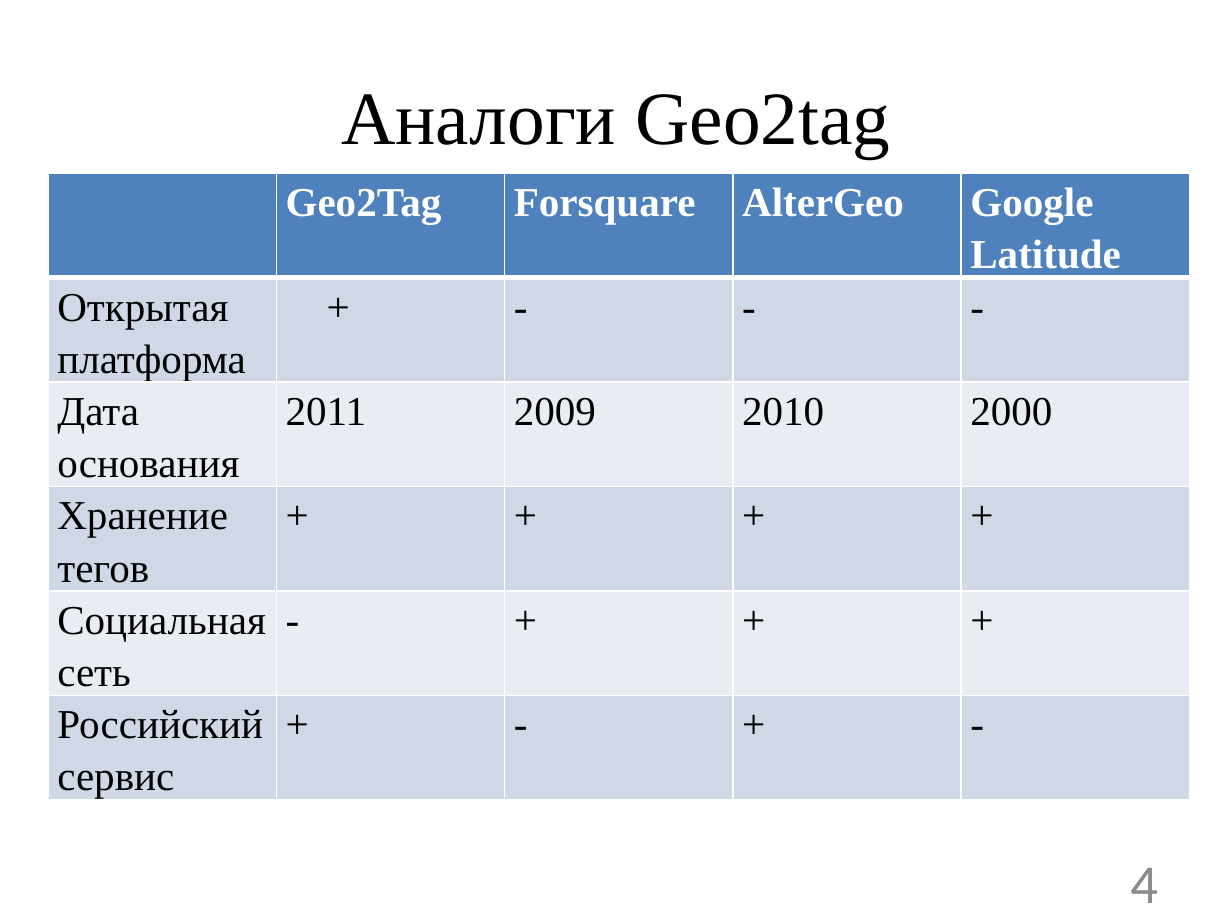
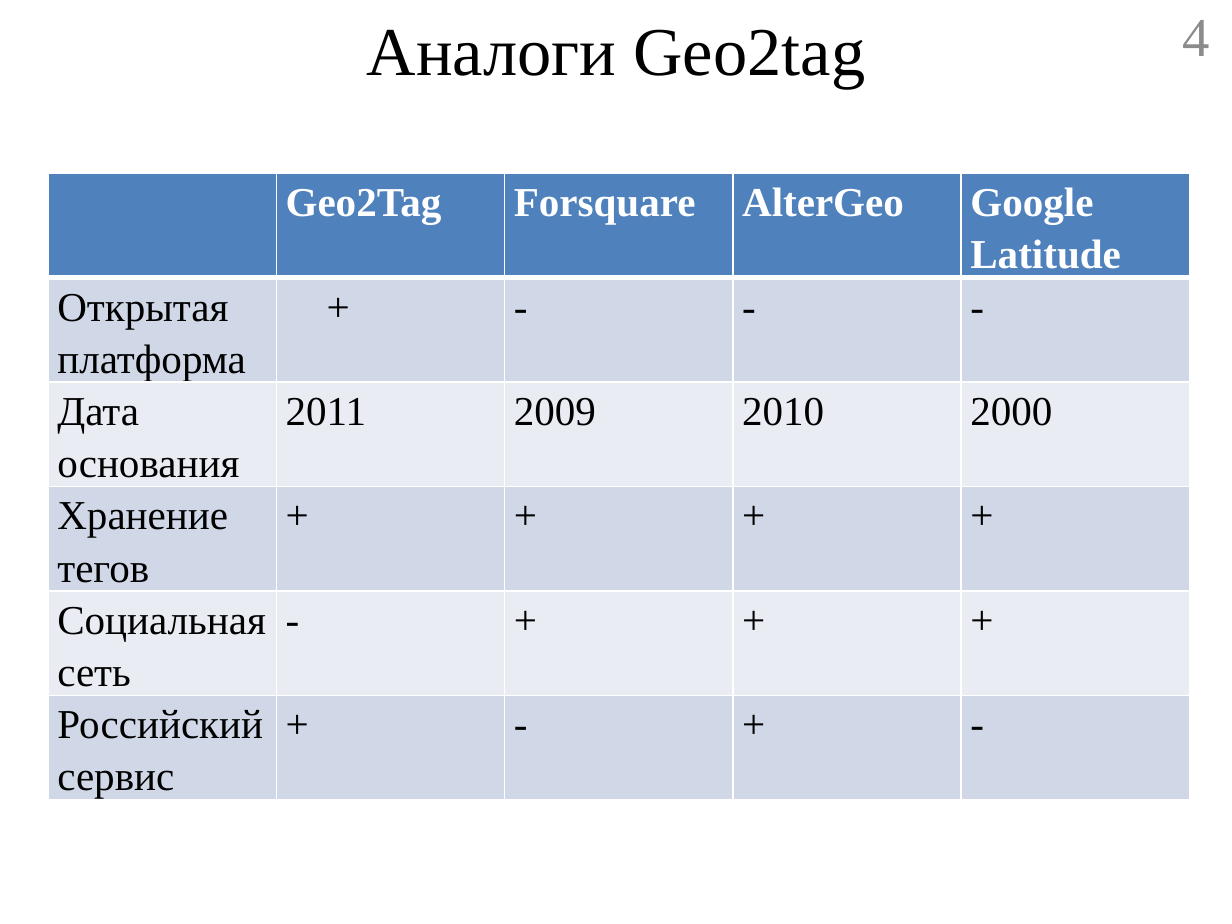
Before and after one commit to geo2tag/geocube, a slide deck: slide 4 of Диплом презентация.pptx. Drawn at 1232x924 pixels with LibreOffice and Linux fonts; fonts in the diff are those of the drawing. Boxes give left, top, right and bottom in pixels: in the first picture for what was removed or moved away, otherwise in the second. Text is boxed around its words. In the diff, an @@ line names an element or a change of style, - is before the commit and + after.

```diff
--- a/Диплом презентация.pptx
+++ b/Диплом презентация.pptx
@@ title "Аналоги Geo2tag": place and size @@
-title "Аналоги Geo2tag" at <box>341,94,890,158</box>
+title "Аналоги Geo2tag" at <box>367,29,866,89</box>
@@ title "Аналоги Geo2tag" at <box>367,29,866,89</box>: size 44 to 40 pt @@
@@ page number: place and size @@
-page number at <box>1130,868,1158,903</box>
+page number at <box>1183,20,1210,56</box>
@@ page number at <box>1183,20,1210,56</box>: font Calibri to Times New Roman @@
```
Also in this commit, not shown: 12 other slides changed, 1 slide added, 3 slides removed, 1 other file.
